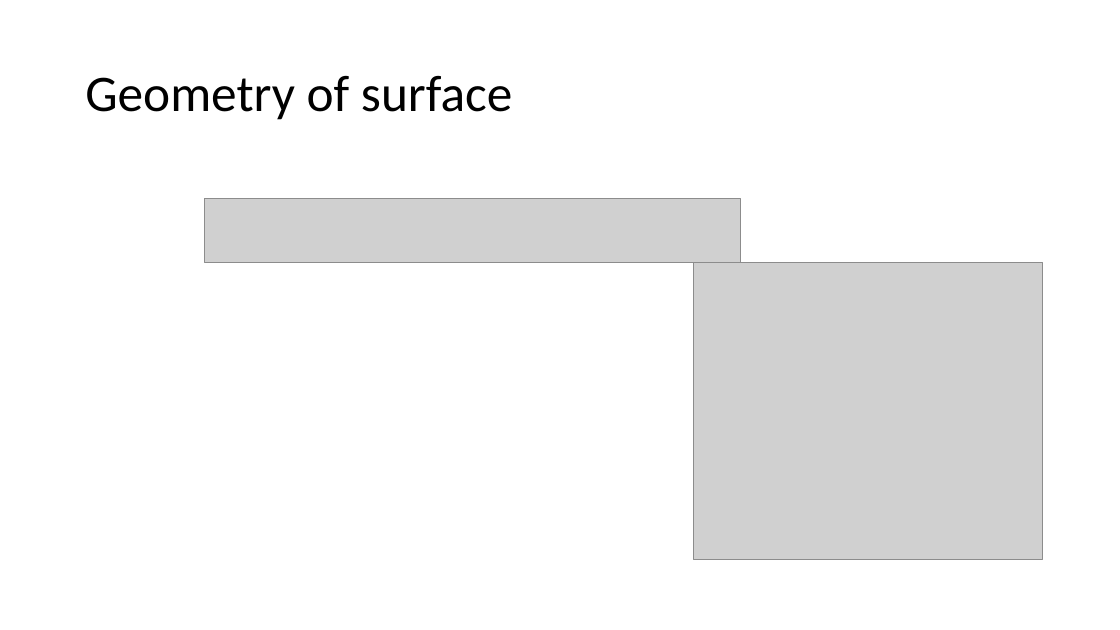
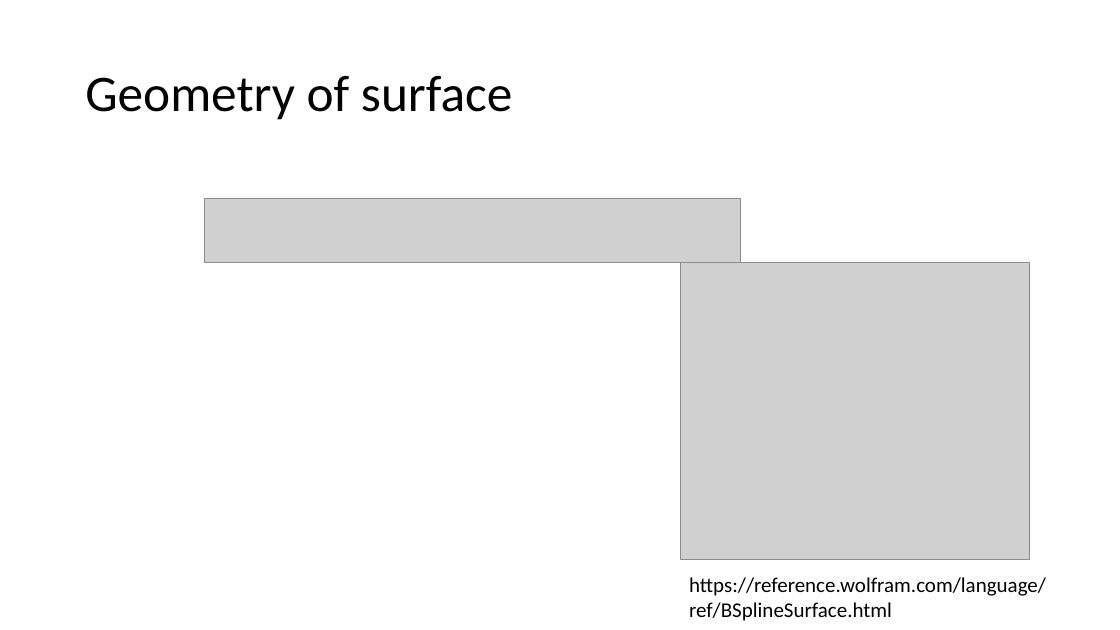
Before and after one commit to Jinny-Ching/cad_cam_course, a slide deck: slide 59 of CAD_CAM.pptx (slide 58 before the commit). Drawn at 1120x630 pixels with LibreOffice and Linux fonts; fonts in the diff are those of the drawing; grey boxes stand for pictures. Boxes give left, top, right and bottom in pixels: in the first picture for what was removed or moved away, otherwise in the second. Text is boxed around its words. In the diff, an @@ line names an element or a change of style, - is before the commit and + after.

```diff
--- a/CAD_CAM.pptx
+++ b/CAD_CAM.pptx
@@ picture: place and size @@
-picture at (694,262,1044,560)
+picture at (681,262,1030,560)
@@ text added at (689,577,1046,621), 18 pt, text #000000 @@
+https://reference.wolfram.com/language/ref/BSplineSurface.html
```
Also in this commit, not shown: 2 other slides changed, 4 slides added, 2 slides removed.
